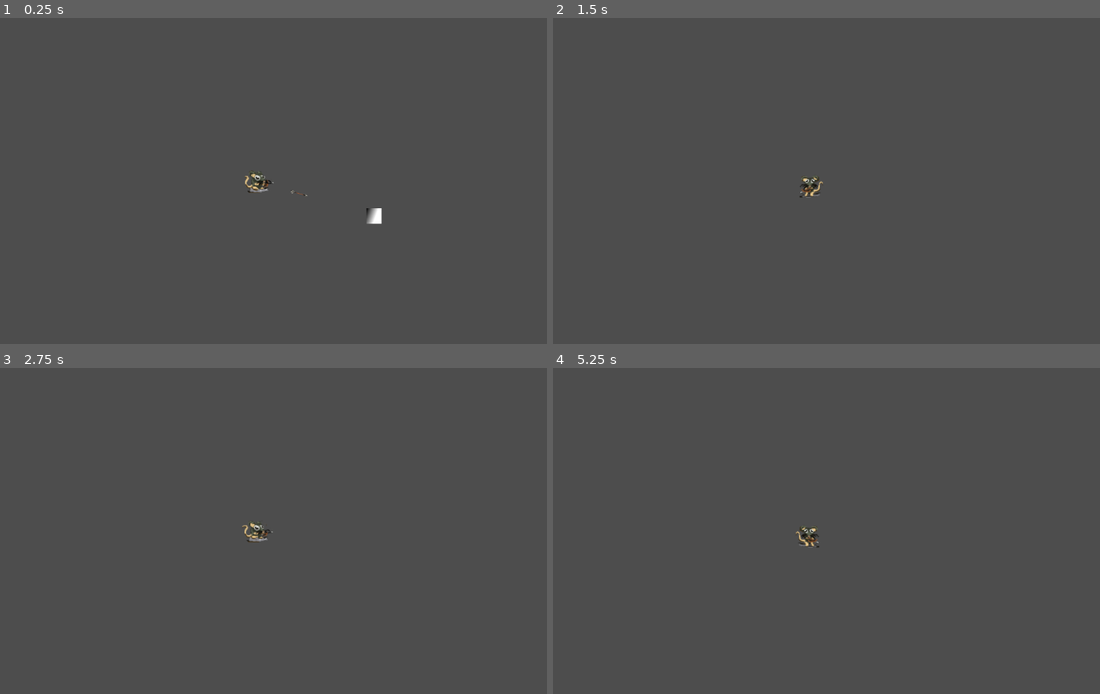
Above: before the commit, frames 1-4 (two rows, left to right).
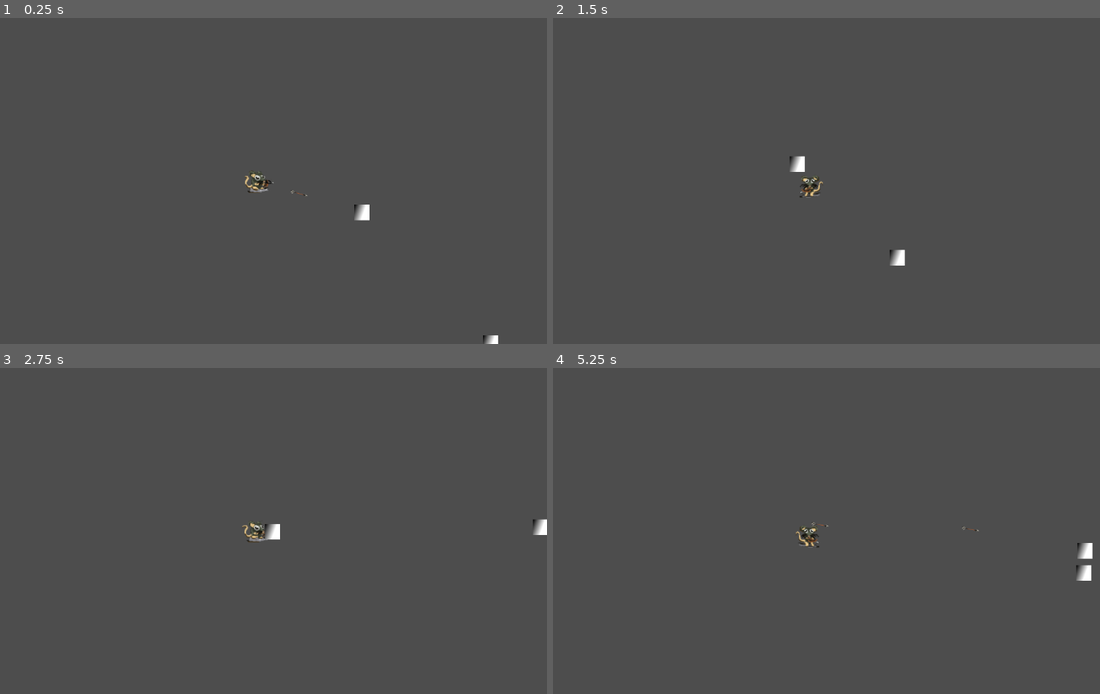
Above: after the commit, the same moments.

Repository: Nathar420/stinky-rat
Game: Godot game, scene res://scenes/world.tscn
Two runs of this game, one before a commit and one after it. Both use one fixed random seed, a clock stepped at 60 frames per second and the inputs below.
Inputs:
- Up to frame 1 (0.25 s): no input
- Up to frame 2 (1.5 s): hold Right (ui_right) 0.53-1.28 s; hold Down (ui_down) from 1.28 s (still down)
- Up to frame 3 (2.75 s): release Down (ui_down) at 2.03 s; hold Right (ui_right) from 2.03 s (still down)
- Up to frame 4 (5.25 s): release Right (ui_right) at 2.78 s; hold Up (ui_up) 2.78-3.53 s; hold Left (ui_left) 3.53-5.03 s; hold Down (ui_down) from 5.03 s (still down)

The runs differ from the first frame. In frame 1, 0.3% of the frame differs, in the area x 64-92%, y 57-100%; in frame 2, 0.2%; in frame 3, 0.2%; in frame 4, 0.3%.

Commit message:
add enemy spawner system with progressive difficulty

Diff:
--- /dev/null
+++ b/enemies/enemy_flea.gd
@@ -0,0 +1,202 @@
+class_name EnemyFlea
+extends CharacterBody2D
+
+@export var move_speed: float = 150.0
+@export var health: int = 30
+@export var contact_damage: int = 10
+@export var score_value: int = 10
+
+# Drop chances
+@export var xp_drop_chance: float = 0.20
+@export var health_drop_chance: float = 0.01
+@export var gold_drop_chance: float = 0.10
+@export var chest_drop_chance: float = 0.02
+
+# Drop scenes (set by spawner)
+var xp_drop_scene: PackedScene
+var health_drop_scene: PackedScene
+var gold_drop_scene: PackedScene
+var loot_chest_scene: PackedScene
+var floating_score_scene: PackedScene
+
+var player: Node2D = null
+var is_dying: bool = false
+
+# Confusion mechanics
+var is_confused: bool = false
+var confusion_timer: float = 0.0
+var target_enemy: Node2D = null
+var retarget_timer: float = 0.0
+
+func _ready() -> void:
+	add_to_group("enemies")
+
+	# Play animation if exists
+	if has_node("flea_animation"):
+		$flea_animation.play("flea_jump")
+
+	# Setup collision damage
+	if has_node("Area2D"):
+		$Area2D.body_entered.connect(_on_player_touched)
+
+func _on_player_touched(body: Node2D) -> void:
+	if body.is_in_group("player") and body.has_method("take_damage"):
+		body.take_damage(contact_damage)
+
+func _physics_process(delta: float) -> void:
+	if is_dying:
+		return
+
+	# Get player reference
+	if player == null:
+		player = get_tree().get_first_node_in_group("player")
+
+	if player == null:
+		return
+
+	# Skip distant enemies for performance
+	var distance_to_player = global_position.distance_squared_to(player.global_position)
+	if distance_to_player > 1000000:  # ~1000 pixels
+		return
+
+	# Handle confusion
+	if is_confused:
+		confusion_timer -= delta
+		retarget_timer -= delta
+
+		if confusion_timer <= 0:
+			is_confused = false
+			target_enemy = null
+			if has_node("confusion_effect"):
+				$confusion_effect.visible = false
+
+	# Determine target
+	var target_position: Vector2
+	if is_confused:
+		if retarget_timer <= 0:
+			target_enemy = _find_nearest_enemy_in_range()
+			retarget_timer = 1.0
+
+		if target_enemy and is_instance_valid(target_enemy):
+			target_position = target_enemy.global_position
+		else:
+			return
+	else:
+		target_position = player.global_position
+
+	# Move towards target
+	var direction = global_position.direction_to(target_position)
+	velocity = direction * move_speed
+	move_and_slide()
+
+	# Handle confused collision with other enemies
+	if is_confused:
+		for i in get_slide_collision_count():
+			var collision = get_slide_collision(i)
+			var collider = collision.get_collider()
+			if collider.is_in_group("enemies") and collider != self:
+				if collider.has_method("take_damage"):
+					collider.take_damage(health)  # Kill them instantly
+
+	# Flip sprite
+	if has_node("flea_animation"):
+		$flea_animation.flip_h = direction.x < 0
+
+func _find_nearest_enemy_in_range() -> Node2D:
+	var search_radius: float = 150.0
+	var enemies = get_tree().get_nodes_in_group("enemies")
+	var nearest: Node2D = null
+	var nearest_distance: float = search_radius
+
+	for enemy in enemies:
+		if enemy == self or not is_instance_valid(enemy):
+			continue
+
+		var distance = global_position.distance_to(enemy.global_position)
+		if distance < nearest_distance:
+			nearest_distance = distance
+			nearest = enemy
+
+	return nearest
+
+func take_damage(amount: int) -> void:
+	if is_dying:
+		return
+
+	health -= amount
+
+	if health <= 0:
+		_die()
+
+func _die() -> void:
+	is_dying = true
+	velocity = Vector2.ZERO
+
+	# Disable collision
+	set_collision_layer_value(1, false)
+	set_collision_mask_value(1, false)
+
+	# Award score and kill to player
+	var player_ref = get_tree().get_first_node_in_group("player")
+	if player_ref:
+		if player_ref.has_method("add_score"):
+			player_ref.add_score(score_value)
+		elif player_ref.has_node("StatsManager"):
+			player_ref.stats.add_score(score_value)
+			player_ref.stats.increment_kills()
+
+	# Spawn floating score
+	if floating_score_scene:
+		var floating_score = floating_score_scene.instantiate()
+		floating_score.global_position = global_position
+		if floating_score.has_method("set_score"):
+			floating_score.set_score(score_value)
+		get_parent().add_child(floating_score)
+
+	# Spawn drops
+	_spawn_drops()
+
+	# Play death animation
+	if has_node("flea_animation"):
+		$flea_animation.play("flea_death")
+		await $flea_animation.animation_finished
+	else:
+		await get_tree().create_timer(0.5).timeout
+
+	queue_free()
+
+func _spawn_drops() -> void:
+	# Chest drop (highest priority)
+	if loot_chest_scene and randf() < chest_drop_chance:
+		var chest = loot_chest_scene.instantiate()
+		chest.global_position = global_position
+		get_parent().add_child(chest)
+		return  # Don't drop other items if chest drops
+
+	# XP drop
+	if xp_drop_scene and randf() < xp_drop_chance:
+		var xp = xp_drop_scene.instantiate()
+		xp.global_position = global_position
+		get_parent().add_child(xp)
+
+	# Health drop
+	if health_drop_scene and randf() < health_drop_chance:
+		var health = health_drop_scene.instantiate()
+		health.global_position = global_position + Vector2(randf_range(-20, 20), randf_range(-20, 20))
+		get_parent().add_child(health)
+
+	# Gold drop
+	if gold_drop_scene and randf() < gold_drop_chance:
+		var gold = gold_drop_scene.instantiate()
+		gold.global_position = global_position + Vector2(randf_range(-20, 20), randf_range(-20, 20))
+		get_parent().add_child(gold)
+
+func confuse(duration: float) -> void:
+	is_confused = true
+	confusion_timer = duration
+	retarget_timer = 0.0
+
+	if has_node("confusion_effect"):
+		$confusion_effect.visible = true
+		if $confusion_effect.has_method("play"):
+			$confusion_effect.play()
--- /dev/null
+++ b/enemies/enemy_spawner.gd
@@ -0,0 +1,87 @@
+class_name EnemySpawner
+extends Node2D
+
+# Spawner settings
+@export var spawn_interval: float = 2.5
+@export var min_spawn_interval: float = 0.3
+@export var spawn_decrease_rate: float = 0.01
+@export var spawn_distance: float = 600.0
+@export var max_enemies: int = 250
+
+# Progressive difficulty
+@export var enemies_per_spawn: int = 1
+@export var spawn_increase_interval: float = 30.0
+
+# Enemy and drop scenes
+@export var enemy_scene: PackedScene
+@export var xp_drop_scene: PackedScene
+@export var health_drop_scene: PackedScene
+@export var gold_drop_scene: PackedScene
+@export var floating_score_scene: PackedScene
+@export var loot_chest_scene: PackedScene
+
+var player: Node2D = null
+var spawn_timer: float = 0.0
+var enemy_count: int = 0
+var time_elapsed: float = 0.0
+var last_increase_time: float = 0.0
+
+func _ready() -> void:
+	add_to_group("spawners")
+	player = get_tree().get_first_node_in_group("player")
+
+func _process(delta: float) -> void:
+	if player == null:
+		player = get_tree().get_first_node_in_group("player")
+		return
+
+	time_elapsed += delta
+
+	# Gradually spawn faster
+	if spawn_interval > min_spawn_interval:
+		spawn_interval -= spawn_decrease_rate * delta
+
+	# Increase enemies per spawn over time
+	if time_elapsed - last_increase_time >= spawn_increase_interval:
+		enemies_per_spawn += 1
+		last_increase_time = time_elapsed
+		print("Spawn difficulty increased! Now spawning ", enemies_per_spawn, " enemies at once")
+
+	# Spawn timer
+	spawn_timer -= delta
+	if spawn_timer <= 0 and enemy_count < max_enemies:
+		_spawn_enemies()
+		spawn_timer = spawn_interval
+
+func _spawn_enemies() -> void:
+	if enemy_scene == null:
+		push_error("EnemySpawner: No enemy scene assigned!")
+		return
+
+	for i in enemies_per_spawn:
+		if enemy_count >= max_enemies:
+			break
+
+		var enemy = enemy_scene.instantiate()
+
+		# Pass drop scenes to enemy
+		enemy.xp_drop_scene = xp_drop_scene
+		enemy.health_drop_scene = health_drop_scene
+		enemy.gold_drop_scene = gold_drop_scene
+		enemy.floating_score_scene = floating_score_scene
+		enemy.loot_chest_scene = loot_chest_scene
+
+		# Spawn off-screen around player
+		var angle = randf() * TAU
+		var spawn_pos = player.global_position + Vector2(cos(angle), sin(angle)) * spawn_distance
+		enemy.global_position = spawn_pos
+
+		# Add to world
+		get_parent().add_child(enemy)
+		enemy_count += 1
+
+		# Track when enemy is removed
+		enemy.tree_exited.connect(_on_enemy_removed)
+
+func _on_enemy_removed() -> void:
+	enemy_count -= 1
--- a/enemies/test_enemy.gd
+++ /dev/null
@@ -1,34 +0,0 @@
-extends CharacterBody2D
-
-@export var health: int = 30
-@export var move_speed: float = 50.0
-
-var player: Node2D
-
-func _ready() -> void:
-	add_to_group("enemies")
-	player = get_tree().get_first_node_in_group("player")
-
-func _physics_process(_delta: float) -> void:
-	if player == null:
-		return
-
-	var direction = global_position.direction_to(player.global_position)
-	velocity = direction * move_speed
-	move_and_slide()
-
-func take_damage(amount: int) -> void:
-	health -= amount
-	print("Enemy took ", amount, " damage. Health: ", health)
-
-	# Flash white
-	modulate = Color.WHITE
-	await get_tree().create_timer(0.1).timeout
-	modulate = Color(1, 1, 1, 1)
-
-	if health <= 0:
-		_die()
-
-func _die() -> void:
-	print("Enemy died!")
-	queue_free()
--- a/scenes/test_enemy.tscn
+++ b/scenes/enemy_flea.tscn
@@ -1,6 +1,6 @@
 [gd_scene load_steps=5 format=3 uid="uid://dhs788abck0v4"]
 
-[ext_resource type="Script" uid="uid://dtdoqa5hud436" path="res://enemies/test_enemy.gd" id="1_h17bh"]
+[ext_resource type="Script" uid="uid://dtdoqa5hud436" path="res://enemies/enemy_flea.gd" id="1_h17bh"]
 
 [sub_resource type="CircleShape2D" id="CircleShape2D_mkyue"]
 radius = 22.203604
@@ -11,7 +11,7 @@
 gradient = SubResource("Gradient_fpxyv")
 fill_to = Vector2(0.71495324, 0.26635513)
 
-[node name="TestEnemy" type="CharacterBody2D"]
+[node name="EnemyFlea" type="CharacterBody2D"]
 script = ExtResource("1_h17bh")
 
 [node name="CollisionShape2D" type="CollisionShape2D" parent="."]
--- a/scenes/world.tscn
+++ b/scenes/world.tscn
@@ -1,7 +1,8 @@
-[gd_scene load_steps=3 format=3 uid="uid://bawmdb64ufyqn"]
+[gd_scene load_steps=4 format=3 uid="uid://bawmdb64ufyqn"]
 
 [ext_resource type="PackedScene" uid="uid://b62lvo1x4606q" path="res://player/player.tscn" id="1_nnsk1"]
-[ext_resource type="PackedScene" uid="uid://dhs788abck0v4" path="res://scenes/test_enemy.tscn" id="2_rwgxs"]
+[ext_resource type="PackedScene" uid="uid://dhs788abck0v4" path="res://scenes/enemy_flea.tscn" id="2_rwgxs"]
+[ext_resource type="Script" uid="uid://ddsbocwsguvvu" path="res://enemies/enemy_spawner.gd" id="3_4wyf3"]
 
 [node name="World" type="Node2D"]
 
@@ -9,5 +10,9 @@
 
 [node name="Camera2D" type="Camera2D" parent="Player"]
 
-[node name="TestEnemy" parent="." instance=ExtResource("2_rwgxs")]
+[node name="EnemyFlea" parent="." instance=ExtResource("2_rwgxs")]
 position = Vector2(246, 71)
+
+[node name="EnemySpawner" type="Node2D" parent="."]
+script = ExtResource("3_4wyf3")
+enemy_scene = ExtResource("2_rwgxs")
Renamed: enemies/test_enemy.gd.uid -> enemies/enemy_flea.gd.uid
Not shown, added: enemies/enemy_spawner.gd.uid
